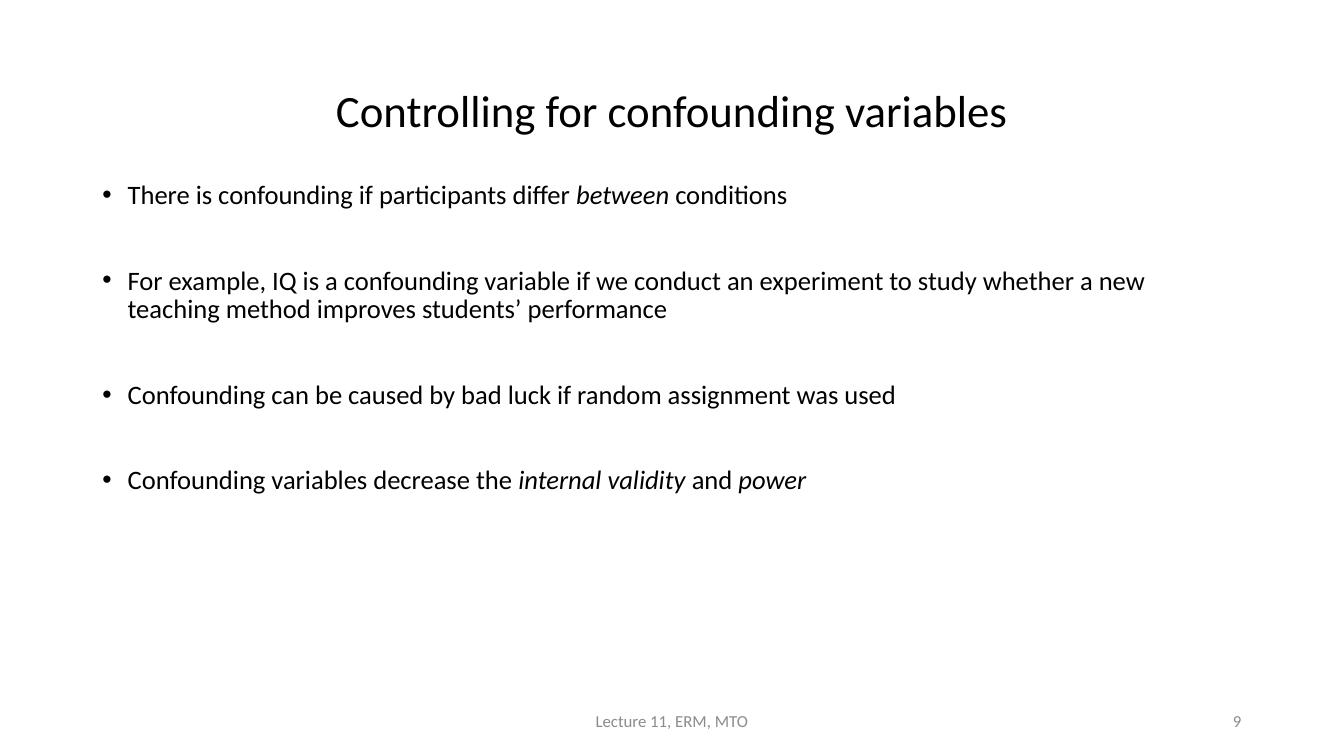
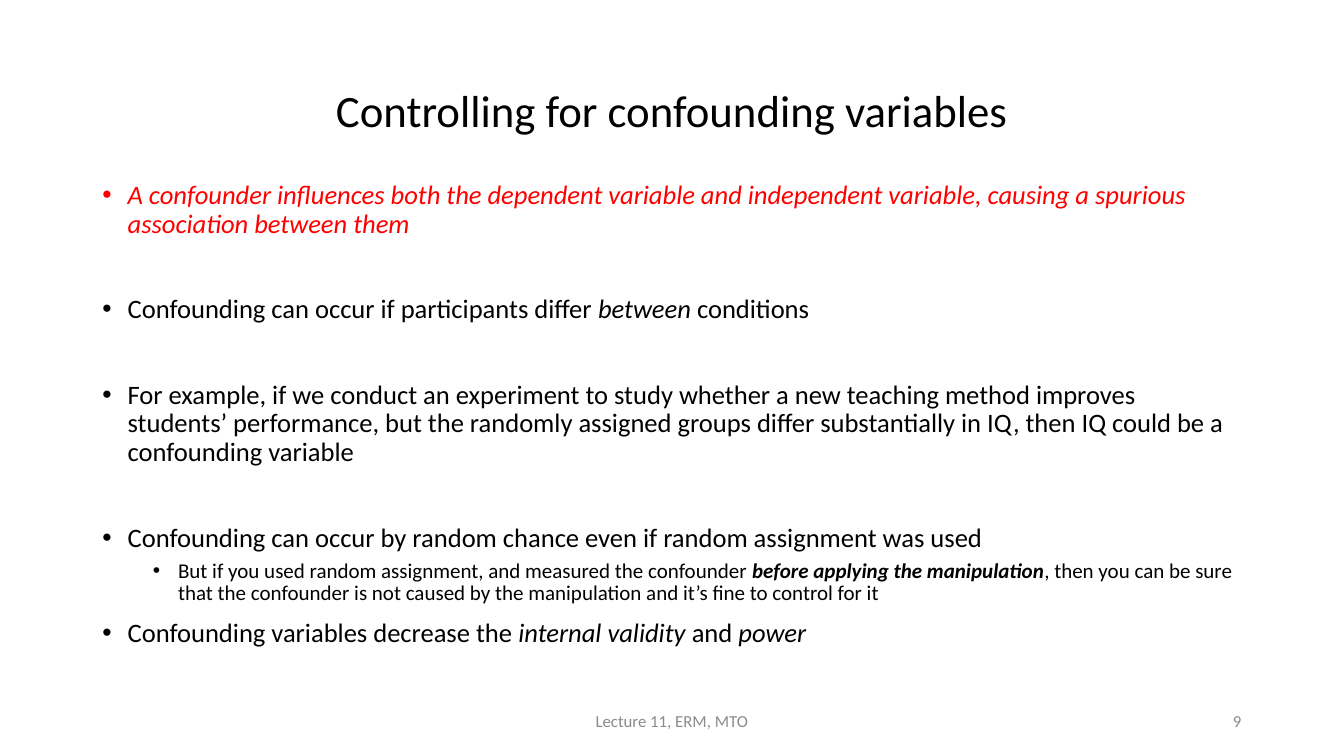
Before and after one commit to cjvanlissa/erm, a slide deck: slide 9 of HC11/HC11_EN.pptx. Drawn at 1344x756 pixels with LibreOffice and Linux fonts; fonts in the diff are those of the drawing. Boxes give left, top, right and bottom in pixels: in the first picture for what was removed or moved away, otherwise in the second. Text is boxed around its words. In the diff, an @@ line names an element or a change of style, - is before the commit and + after.

Commit message:
update

```diff
--- a/HC11/HC11_EN.pptx
+++ b/HC11/HC11_EN.pptx
@@ text at bbox=[128, 185, 1232, 604]: text changed @@
-• There is confounding if participants differ between conditions
-• For example, IQ is a confounding variable if we conduct an experiment to study whether a new teaching method improves students’ performance
-• Confounding can be caused by bad luck if random assignment was used
+• A confounder influences both the dependent variable and independent variable, causing a spurious association between them
+• Confounding can occur if participants differ between conditions
+• For example, if we conduct an experiment to study whether a new teaching method improves students’ performance, but the randomly assigned groups differ substantially in IQ, then IQ could be a confounding variable
+• Confounding can occur by random chance even if random assignment was used
+  • But if you used random assignment, and measured the confounder before applying the manipulation, then you can be sure that the confounder is not caused by the manipulation and it’s fine to control for it
```
Also in this commit, not shown: 3 other slides changed.
